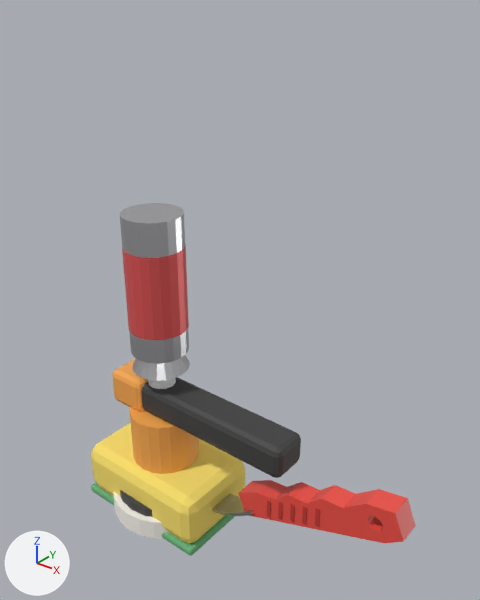
The glTF model public/games/flip/tools.glb: old version first, new version second.
Both versions are drawn from a 50 mm lens placed at (0.657, -0.623, 0.818), pointed at (0.138, 0.025, 0.416). The lights are fixed; the arrows at lower left show +X, +Y and +Z. The first picture is the older version. Where no turn or scale is listed for an object, it has been applied to the vertices.

In view in the first picture: 'ToolBrush', 'ToolPolish', 'ToolPolishPad', 'ToolSponge', 'ToolSpray'.
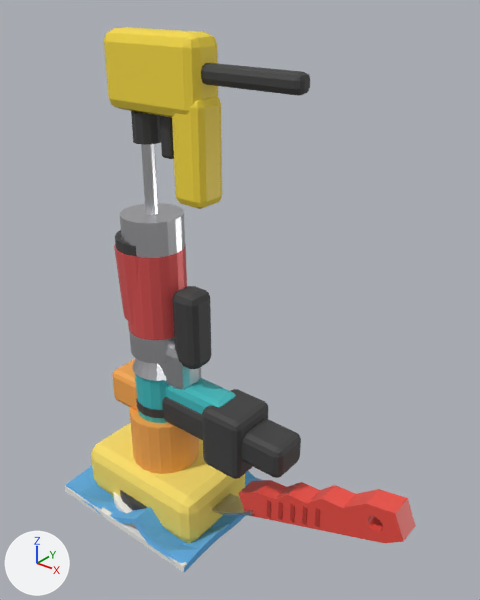
Diff of the bpy script that builds the scene:
```diff
--- a/public/games/flip/tools.glb.py
+++ b/public/games/flip/tools.glb.py
@@ mat_steel @@
+mat_steel = principled_material('Steel')
+mat_steel.base_color = (0.72, 0.73, 0.75)  # light grey #dddee1
+mat_steel.metallic = 1.0
+mat_steel.roughness = 0.3
@@ mat_yellow @@
+mat_yellow = principled_material('Yellow')
+mat_yellow.base_color = (0.95, 0.72, 0.05)  # yellow #f9dd3f
+mat_yellow.roughness = 0.45
@@ mat_ragedge @@
+mat_ragedge = principled_material('RagEdge')
+mat_ragedge.base_color = (0.85, 0.85, 0.82)  # white #ededea
+mat_ragedge.roughness = 1.0
@@ mat_rag @@
+mat_rag = principled_material('Rag')
+mat_rag.base_color = (0.12, 0.42, 0.78)  # blue #61ade5
+mat_rag.roughness = 1.0
@@ mat_teal @@
+mat_teal = principled_material('Teal')
+mat_teal.base_color = (0.05, 0.5, 0.52)  # cyan #3fbcbf
+mat_teal.roughness = 0.4
@@ me_toolwasher @@
+me_toolwasher.from_pydata(...)  # 288 vertices, 548 faces; spans x -0.05..0.25, y -0.027..0.027, z 0.13..0.76
+# faces by material slot: [296, 36, 216]
+me_toolwasher.materials.append(mat_black)  # dark grey #3f3f3f
+me_toolwasher.materials.append(mat_steel)  # light grey #dddee1
+me_toolwasher.materials.append(mat_yellow)  # yellow #f9dd3f
@@ me_toolrag @@
+me_toolrag.from_pydata(...)  # 142 vertices, 272 faces; spans x -0.143..0.143, y -0.113..0.113, z -0.001..0.055
+# faces by material slot: [248, 24]
+me_toolrag.materials.append(mat_rag)  # blue #61ade5
+me_toolrag.materials.append(mat_ragedge)  # white #ededea
@@ me_toolgun @@
+me_toolgun.from_pydata(...)  # 304 vertices, 576 faces; spans x -0.06..0.093, y -0.05..0.05, z 0.19..0.485
+# faces by material slot: [348, 168, 60]
+me_toolgun.materials.append(mat_steel)  # light grey #dddee1
+me_toolgun.materials.append(mat_black)  # dark grey #3f3f3f
+me_toolgun.materials.append(mat_spraypaint)  # red #e75959
@@ me_tooldrill @@
+me_tooldrill.from_pydata(...)  # 268 vertices, 512 faces; spans x -0.043..0.185, y -0.043..0.043, z 0.06..0.27
+# faces by material slot: [52, 176, 284]
+me_tooldrill.materials.append(mat_steel)  # light grey #dddee1
+me_tooldrill.materials.append(mat_teal)  # cyan #3fbcbf
+me_tooldrill.materials.append(mat_black)  # dark grey #3f3f3f
@@ ob_toolwasher @@
+ob_toolwasher = bpy.data.objects.new('ToolWasher', me_toolwasher)
+ob_toolwasher.location = (0.0, 0.0, 0.0)
@@ ob_toolrag @@
+ob_toolrag = bpy.data.objects.new('ToolRag', me_toolrag)
+ob_toolrag.location = (0.0, 0.0, 0.0)
@@ ob_toolgun @@
+ob_toolgun = bpy.data.objects.new('ToolGun', me_toolgun)
+ob_toolgun.location = (0.0, 0.0, 0.0)
@@ ob_tooldrill @@
+ob_tooldrill = bpy.data.objects.new('ToolDrill', me_tooldrill)
+ob_tooldrill.location = (0.0, 0.0, 0.0)
```

Location of each change, [x1, y1, x2, y2] in pixels of the pictures (480 x 600 px):
'ToolWasher', added: after [104, 27, 310, 215]
    faces in mat_yellow (yellow #f9dd3f): [104, 27, 222, 209]
    faces in mat_black (dark grey #3f3f3f): [131, 63, 310, 159]
    faces in mat_steel (light grey #dddee1): [141, 144, 158, 215]
'ToolDrill', added: after [135, 374, 268, 479]
    faces in mat_black (dark grey #3f3f3f): [136, 389, 268, 479]
    faces in mat_teal (cyan #3fbcbf): [135, 374, 236, 423]
'ToolGun', added: after [114, 230, 211, 389]
    faces in mat_black (dark grey #3f3f3f): [115, 230, 211, 369]
    faces in mat_spraypaint (red #e75959): [114, 245, 138, 323]
    faces in mat_steel (light grey #dddee1): [159, 343, 201, 389]
'ToolRag', added: after [65, 466, 263, 573]
    faces in mat_rag (blue #61ade5): [66, 466, 263, 573]
    faces in mat_ragedge (white #ededea): [65, 477, 256, 572]
